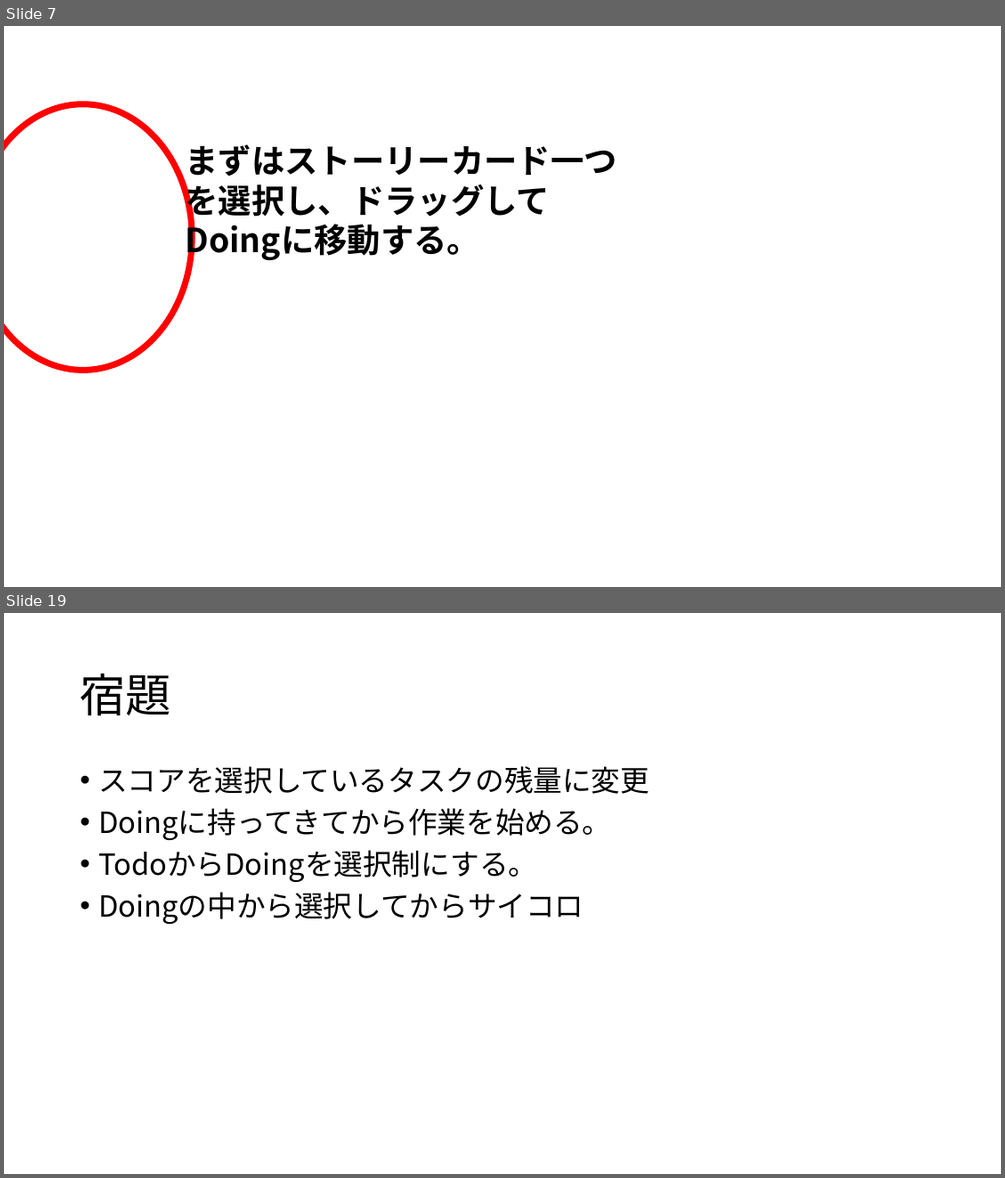
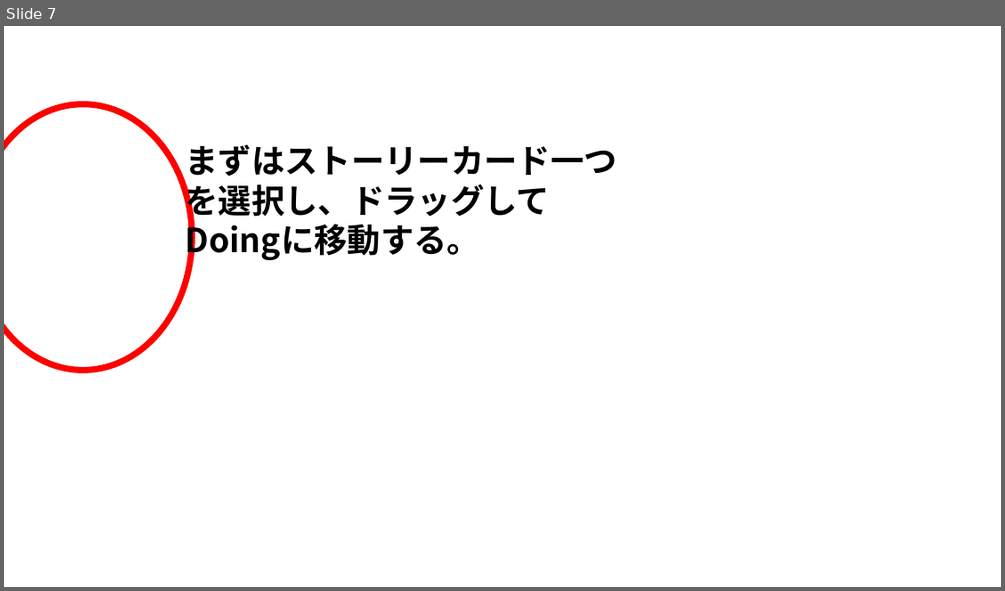
Before and after one commit to igakilab/sotuken_maeda, a slide deck: カンバンゲームのルール.pptx. Shown one above the other, each under a label of ours: slides 7 and 19 before the commit, slide 7 after it; the slides between them are not shown. The pictures are 1005x1178 and 1005x591 pixels, drawn with LibreOffice and Linux fonts; fonts in the diff are those of the drawing; background and template pictures are left out. Boxes give left, top, right and bottom in pixels: in the first picture for what was removed or moved away, otherwise in the second. Text is boxed around its words. In the diff, an @@ line names an element or a change of style, - is before the commit and + after.

```diff
--- a/カンバンゲームのルール.pptx
+++ b/カンバンゲームのルール.pptx
@@ slide 19 removed at (x1=4, y1=613, x2=1001, y2=1174), background #FFFFFF @@
@@ title removed at (x1=80, y1=674, x2=171, y2=716) @@
-宿題
@@ text removed at (x1=98, y1=766, x2=649, y2=924) @@
-• スコアを選択しているタスクの残量に変更
-• Doingに持ってきてから作業を始める。
-• TodoからDoingを選択制にする。
-• Doingの中から選択してからサイコロ
```
Also in this commit, not shown: 11 other slides removed, 1 other file.
